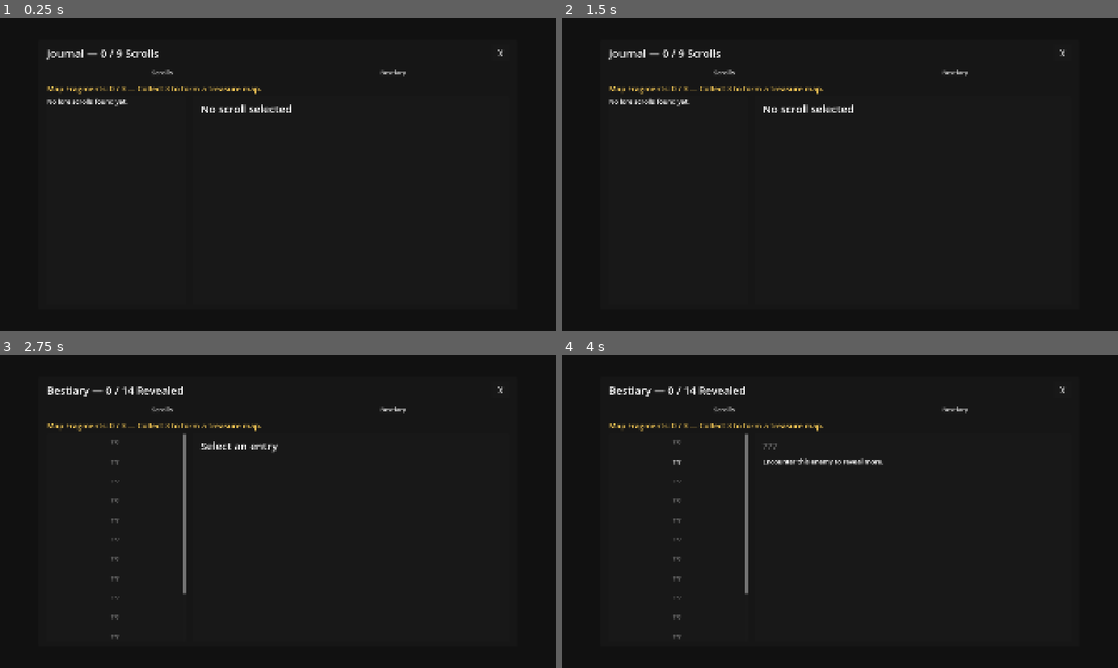
Above: before the commit, frames 1-4 (two rows, left to right).
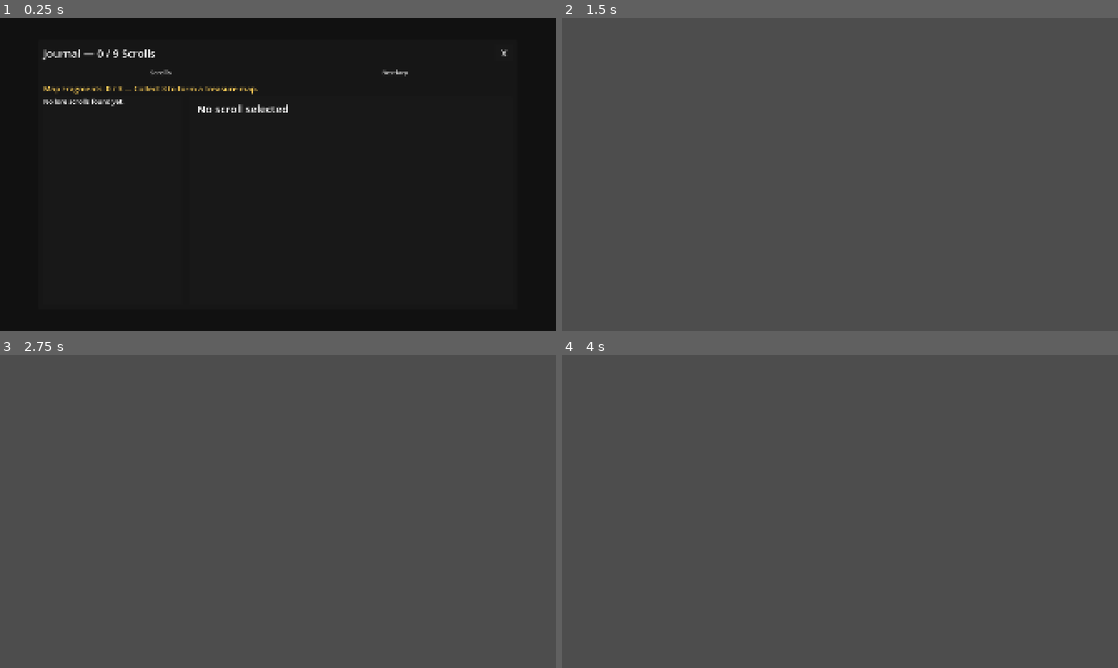
Above: after the commit, the same moments.

Repository: ChrisPauly97/pear-pudding-godot
Game: Godot game, scene res://scenes/ui/JournalScene.tscn
The game is run twice, just before and just after one commit, with the same random seed, the same clock (stepped at 60 frames per second) and the same inputs. This scene is started directly instead of the project's main scene. Sound files missing from this copy of the repository are replaced by a short silence.
Inputs (mouse positions are in pixels of both pictures, inside the frame that each line leads up to):
- Up to frame 1 (0.25 s): no input
- Up to frame 2 (1.5 s): click "X" at 0.5 s; click (723, 71) at 1.25 s, where only the run before the commit has a clickable "Scrolls"
- Up to frame 3 (2.75 s): click (394, 408) at 2 s, where only the run before the commit has a clickable "Bestiary"
- Up to frame 4 (4 s): click (678, 442) at 2.75 s, where only the run before the commit has a clickable "???"; click (678, 461) at 3.5 s, where only the run before the commit has a clickable "???"

The runs differ from the first frame. In frame 1, 1.3% of the frame differs, in the area x 7-92%, y 10-31%; in frame 2, 100%, in the area x 0-100%, y 0-100%; in frame 3, 100%; in frame 4, 100%.
Error in both runs: Compile Error: Identifier not found: _SiegeDefs (res://autoloads/SceneManager.gd:769)

Commit message:
TID-272: Migrate remaining overlays; mark GID-073 done
- Migrate JournalScene, AchievementsScene, TutorialPopup to BaseOverlay
- Migrate CardInspectOverlay (scenes/battle) to BaseOverlay;
  uses _build_backdrop(0.72, true) and _make_dark_glass_style()
- Standardize close/cleanup: queue_free overlays override _close();
  all ui_cancel handling now delegated to BaseOverlay._input
- Archive BID-009 (shared-theme-overlay-dedup) — resolved by GID-073
- Update tasks/index.md: GID-073 done 3/3, BID-009 archived
- Update docs/agent/ui-and-scene-management.md with BaseOverlay/UiUtil
  overlay framework documentation

https://claude.ai/code/session_013PtK6ybLoF7eVSoHft5Vzq

Diff:
--- a/scenes/battle/CardInspectOverlay.gd
+++ b/scenes/battle/CardInspectOverlay.gd
@@ -1,6 +1,4 @@
-extends Control
-
-signal closed
+extends "res://scenes/ui/BaseOverlay.gd"
 
 const CardInstance = preload("res://game_logic/battle/CardInstance.gd")
 const CardRegistry = preload("res://autoloads/CardRegistry.gd")
@@ -33,65 +31,23 @@
 }
 
 var _card: CardInstance = null
-var _vh: float = 0.0
+
+func _ready() -> void:
+	super._ready()
 
 func show_card(card: CardInstance) -> void:
 	_card = card
 	_build_ui()
 
 func _build_ui() -> void:
-	_vh = get_viewport().get_visible_rect().size.y
-	var vp: Vector2 = get_viewport().get_visible_rect().size
+	_build_backdrop(0.72, true)
 
-	set_anchors_preset(Control.PRESET_FULL_RECT)
-	mouse_filter = MOUSE_FILTER_STOP
+	var panel_w: float = _vw * 0.6
+	var panel_h: float = _vh * 0.62
+	var panel := _build_centered_panel(panel_w, panel_h)
+	panel.add_theme_stylebox_override("panel", _make_dark_glass_style())
 
-	var backdrop := ColorRect.new()
-	backdrop.color = Color(0.0, 0.0, 0.0, 0.72)
-	backdrop.set_anchors_preset(Control.PRESET_FULL_RECT)
-	backdrop.mouse_filter = MOUSE_FILTER_PASS
-	add_child(backdrop)
-
-	backdrop.gui_input.connect(func(ev: InputEvent) -> void:
-		if ev is InputEventMouseButton and ev.pressed:
-			_close()
-	)
-
-	var panel_w: float = vp.x * 0.6
-	var panel_h: float = _vh * 0.62
-	var panel := PanelContainer.new()
-	var panel_style := StyleBoxFlat.new()
-	panel_style.bg_color = Color(0.1, 0.1, 0.18, 0.98)
-	panel_style.corner_radius_top_left    = 12
-	panel_style.corner_radius_top_right   = 12
-	panel_style.corner_radius_bottom_left = 12
-	panel_style.corner_radius_bottom_right = 12
-	panel_style.border_color = Color(0.5, 0.5, 0.7, 0.8)
-	panel_style.border_width_top    = 2
-	panel_style.border_width_bottom = 2
-	panel_style.border_width_left   = 2
-	panel_style.border_width_right  = 2
-	panel.add_theme_stylebox_override("panel", panel_style)
-	panel.custom_minimum_size = Vector2(panel_w, panel_h)
-	panel.position = Vector2((vp.x - panel_w) * 0.5, (vp.y - panel_h) * 0.5)
-	panel.mouse_filter = MOUSE_FILTER_STOP
-	add_child(panel)
-
-	var vbox := VBoxContainer.new()
-	vbox.add_theme_constant_override("separation", int(_vh * 0.018))
-	panel.add_child(vbox)
-
-	var margin := MarginContainer.new()
-	margin.add_theme_constant_override("margin_left",   int(_vh * 0.025))
-	margin.add_theme_constant_override("margin_right",  int(_vh * 0.025))
-	margin.add_theme_constant_override("margin_top",    int(_vh * 0.025))
-	margin.add_theme_constant_override("margin_bottom", int(_vh * 0.025))
-	margin.set_anchors_preset(Control.PRESET_FULL_RECT)
-	panel.add_child(margin)
-
-	var inner := VBoxContainer.new()
-	inner.add_theme_constant_override("separation", int(_vh * 0.016))
-	margin.add_child(inner)
+	var inner := _build_margin_vbox(panel, 0.025, 0.016)
 
 	# Card color bar
 	var color_bar := ColorRect.new()
@@ -226,8 +182,3 @@
 func _close() -> void:
 	closed.emit()
 	queue_free()
-
-func _input(event: InputEvent) -> void:
-	if event is InputEventKey and event.pressed and event.keycode == KEY_ESCAPE:
-		_close()
-		get_viewport().set_input_as_handled()
--- a/scenes/ui/AchievementsScene.gd
+++ b/scenes/ui/AchievementsScene.gd
@@ -1,43 +1,20 @@
-extends Control
+extends "res://scenes/ui/BaseOverlay.gd"
 
 const AchievementRegistry = preload("res://game_logic/AchievementRegistry.gd")
 
-signal closed
-
-var _vh: float = 0.0
-var _vw: float = 0.0
-
 func _ready() -> void:
-	mouse_filter = MOUSE_FILTER_STOP
-	_vh = get_viewport().get_visible_rect().size.y
-	_vw = get_viewport().get_visible_rect().size.x
+	super._ready()
 	_build_ui()
 
 func _build_ui() -> void:
-	var bg := ColorRect.new()
-	bg.color = Color(0.0, 0.0, 0.0, 0.82)
-	bg.set_anchors_preset(Control.PRESET_FULL_RECT)
-	add_child(bg)
+	_build_backdrop(0.82)
 
 	var panel_w: float = minf(_vw * 0.92, _vh * 0.75)
 	var panel_h: float = _vh * 0.88
 
-	var outer := PanelContainer.new()
-	outer.custom_minimum_size = Vector2(panel_w, panel_h)
-	outer.size = Vector2(panel_w, panel_h)
-	outer.position = Vector2((_vw - panel_w) * 0.5, (_vh - panel_h) * 0.5)
-	add_child(outer)
+	var outer := _build_centered_panel(panel_w, panel_h)
 
-	var margin := MarginContainer.new()
-	margin.add_theme_constant_override("margin_left",   int(_vw * 0.015))
-	margin.add_theme_constant_override("margin_right",  int(_vw * 0.015))
-	margin.add_theme_constant_override("margin_top",    int(_vh * 0.015))
-	margin.add_theme_constant_override("margin_bottom", int(_vh * 0.015))
-	outer.add_child(margin)
-
-	var root_vbox := VBoxContainer.new()
-	root_vbox.add_theme_constant_override("separation", int(_vh * 0.012))
-	margin.add_child(root_vbox)
+	var root_vbox := _build_margin_vbox(outer, 0.015, 0.012)
 
 	# Title + close row
 	var header_row := HBoxContainer.new()
@@ -53,7 +30,7 @@
 	close_btn.text = "X"
 	close_btn.custom_minimum_size = Vector2(_vh * 0.065, _vh * 0.065)
 	close_btn.add_theme_font_size_override("font_size", int(_vh * 0.024))
-	close_btn.pressed.connect(_on_close)
+	close_btn.pressed.connect(_close)
 	header_row.add_child(close_btn)
 
 	# Scrollable list
@@ -135,11 +112,3 @@
 		text_vbox.add_child(reward_lbl)
 
 	return row
-
-func _on_close() -> void:
-	closed.emit()
-
-func _unhandled_input(event: InputEvent) -> void:
-	if event.is_action_pressed("ui_cancel"):
-		_on_close()
-		get_viewport().set_input_as_handled()
--- a/scenes/ui/JournalScene.gd
+++ b/scenes/ui/JournalScene.gd
@@ -1,11 +1,7 @@
-extends Control
+extends "res://scenes/ui/BaseOverlay.gd"
 
 const _EnemyRegistry = preload("res://autoloads/EnemyRegistry.gd")
 
-signal closed
-
-var _vh: float = 0.0
-var _vw: float = 0.0
 var _selected_id: String = ""
 var _active_tab: String = "scrolls"
 var _bestiary_selected_id: String = ""
@@ -20,39 +16,21 @@
 var _tab_bestiary_btn: Button
 
 func _ready() -> void:
-	mouse_filter = MOUSE_FILTER_STOP
-	_vh = get_viewport().get_visible_rect().size.y
-	_vw = get_viewport().get_visible_rect().size.x
+	super._ready()
 	_build_ui()
 	_populate_scroll_list()
 	_refresh_treasure_panel()
 
 func _build_ui() -> void:
-	var bg := ColorRect.new()
-	bg.color = Color(0.0, 0.0, 0.0, 0.78)
-	bg.set_anchors_preset(Control.PRESET_FULL_RECT)
-	add_child(bg)
+	_build_backdrop(0.78)
 
 	var is_portrait: bool = _vw < _vh
 	var panel_w: float = _vw * 0.95 if is_portrait else _vw * 0.86
 	var panel_h: float = _vh * 0.92 if is_portrait else _vh * 0.86
 
-	var outer := PanelContainer.new()
-	outer.custom_minimum_size = Vector2(panel_w, panel_h)
-	outer.size = Vector2(panel_w, panel_h)
-	outer.position = Vector2((_vw - panel_w) * 0.5, (_vh - panel_h) * 0.5)
-	add_child(outer)
-
-	var outer_margin := MarginContainer.new()
-	outer_margin.add_theme_constant_override("margin_left",   int(_vw * 0.015))
-	outer_margin.add_theme_constant_override("margin_right",  int(_vw * 0.015))
-	outer_margin.add_theme_constant_override("margin_top",    int(_vh * 0.015))
-	outer_margin.add_theme_constant_override("margin_bottom", int(_vh * 0.015))
-	outer.add_child(outer_margin)
-
-	var root_vbox := VBoxContainer.new()
-	root_vbox.add_theme_constant_override("separation", int(_vh * 0.01))
-	outer_margin.add_child(root_vbox)
+	var outer := _build_centered_panel(panel_w, panel_h)
+
+	var root_vbox := _build_margin_vbox(outer, 0.015, 0.01)
 
 	# ── Header row ────────────────────────────────────────────────────────────
 	var header_row := HBoxContainer.new()
@@ -317,10 +295,6 @@
 			var lore: String = _EnemyRegistry.get_lore_text(type_id)
 			_lore_label.text = "Deck size: %d cards\nDifficulty: %d / 4\nReward: %d coins\n\n%s" % [deck2.size(), diff2, coins2, lore]
 
-func _unhandled_input(event: InputEvent) -> void:
-	if event.is_action_pressed("ui_cancel"):
-		_close()
-		get_viewport().set_input_as_handled()
-
 func _close() -> void:
 	closed.emit()
+	queue_free()
--- a/scenes/ui/TutorialPopup.gd
+++ b/scenes/ui/TutorialPopup.gd
@@ -1,6 +1,4 @@
-extends Control
-
-signal closed
+extends "res://scenes/ui/BaseOverlay.gd"
 
 var _title: String = ""
 var _body: String = ""
@@ -10,40 +8,20 @@
 	_body = body
 
 func _ready() -> void:
-	mouse_filter = MOUSE_FILTER_STOP
-	var vp: Vector2 = get_viewport().get_visible_rect().size
-	var vh: float = vp.y
-	var vw: float = vp.x
+	super._ready()
 
-	var backdrop := ColorRect.new()
-	backdrop.color = Color(0.0, 0.0, 0.0, 0.65)
-	backdrop.set_anchors_preset(Control.PRESET_FULL_RECT)
-	backdrop.mouse_filter = MOUSE_FILTER_STOP
-	add_child(backdrop)
+	_build_backdrop(0.65)
 
-	var panel_w: float = vw * 0.70
-	var panel_h: float = vh * 0.50
+	var panel_w: float = _vw * 0.70
+	var panel_h: float = _vh * 0.50
 
-	var panel := PanelContainer.new()
-	panel.custom_minimum_size = Vector2(panel_w, panel_h)
-	panel.size = Vector2(panel_w, panel_h)
-	panel.position = Vector2((vw - panel_w) * 0.5, (vh - panel_h) * 0.5)
-	add_child(panel)
+	var panel := _build_centered_panel(panel_w, panel_h)
 
-	var margin := MarginContainer.new()
-	margin.add_theme_constant_override("margin_left",   int(vw * 0.025))
-	margin.add_theme_constant_override("margin_right",  int(vw * 0.025))
-	margin.add_theme_constant_override("margin_top",    int(vh * 0.025))
-	margin.add_theme_constant_override("margin_bottom", int(vh * 0.025))
-	panel.add_child(margin)
-
-	var vbox := VBoxContainer.new()
-	vbox.add_theme_constant_override("separation", int(vh * 0.02))
-	margin.add_child(vbox)
+	var vbox := _build_margin_vbox(panel, 0.025, 0.02)
 
 	var title_lbl := Label.new()
 	title_lbl.text = _title
-	title_lbl.add_theme_font_size_override("font_size", int(vh * 0.035))
+	title_lbl.add_theme_font_size_override("font_size", int(_vh * 0.035))
 	title_lbl.horizontal_alignment = HORIZONTAL_ALIGNMENT_CENTER
 	vbox.add_child(title_lbl)
 
@@ -52,7 +30,7 @@
 
 	var body_lbl := Label.new()
 	body_lbl.text = _body
-	body_lbl.add_theme_font_size_override("font_size", int(vh * 0.022))
+	body_lbl.add_theme_font_size_override("font_size", int(_vh * 0.022))
 	body_lbl.autowrap_mode = TextServer.AUTOWRAP_WORD_SMART
 	body_lbl.size_flags_vertical = Control.SIZE_EXPAND_FILL
 	vbox.add_child(body_lbl)
@@ -63,15 +41,12 @@
 
 	var btn := Button.new()
 	btn.text = "Got it"
-	btn.custom_minimum_size = Vector2(vh * 0.18, vh * 0.065)
-	btn.add_theme_font_size_override("font_size", int(vh * 0.022))
-	btn.pressed.connect(_dismiss)
+	btn.custom_minimum_size = Vector2(_vh * 0.18, _vh * 0.065)
+	btn.add_theme_font_size_override("font_size", int(_vh * 0.022))
+	btn.pressed.connect(_close)
 	btn_row.add_child(btn)
 
-func _dismiss() -> void:
-	closed.emit()
-
 func _unhandled_input(event: InputEvent) -> void:
-	if event.is_action_pressed("ui_cancel") or event.is_action_pressed("ui_accept"):
-		_dismiss()
+	if event.is_action_pressed("ui_accept"):
+		_close()
 		get_viewport().set_input_as_handled()
Not shown, changed: docs/agent/ui-and-scene-management.md
Not shown, added: tasks/archive/backlog/BID-009--shared-theme-overlay-dedup.md
Not shown, changed: tasks/goals/GID-073--ui-overlay-framework/TID-270--uiutil-theme-baseoverlay-foundation.md
Not shown, changed: tasks/goals/GID-073--ui-overlay-framework/TID-271--migrate-large-overlays.md
Not shown, changed: tasks/goals/GID-073--ui-overlay-framework/TID-272--migrate-remaining-overlays.md
Not shown, changed: tasks/goals/GID-073--ui-overlay-framework/goal.md
Not shown, changed: tasks/index.md
